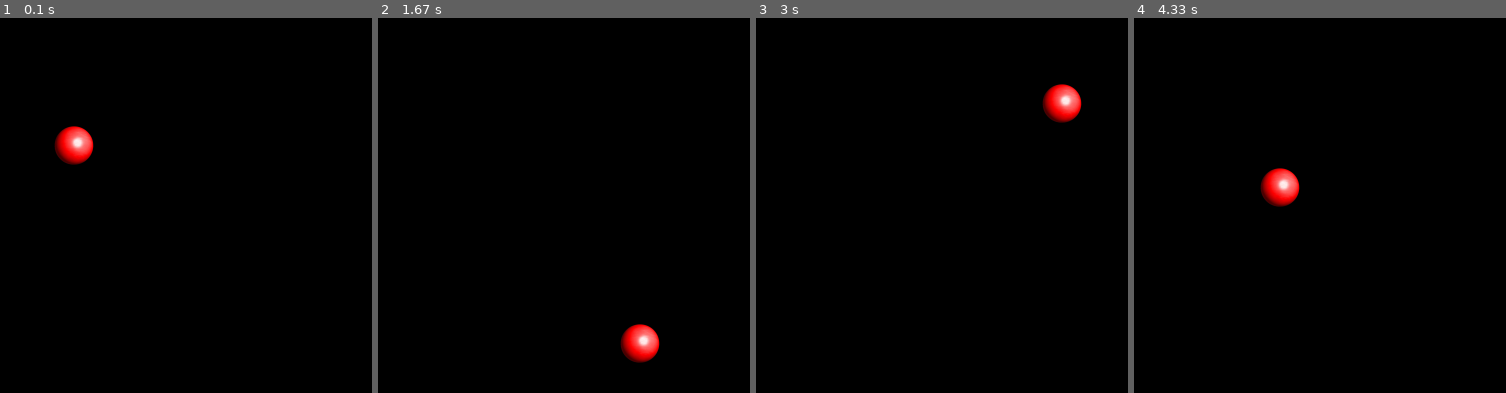
Above: before the commit, frames 1-4 (left to right).
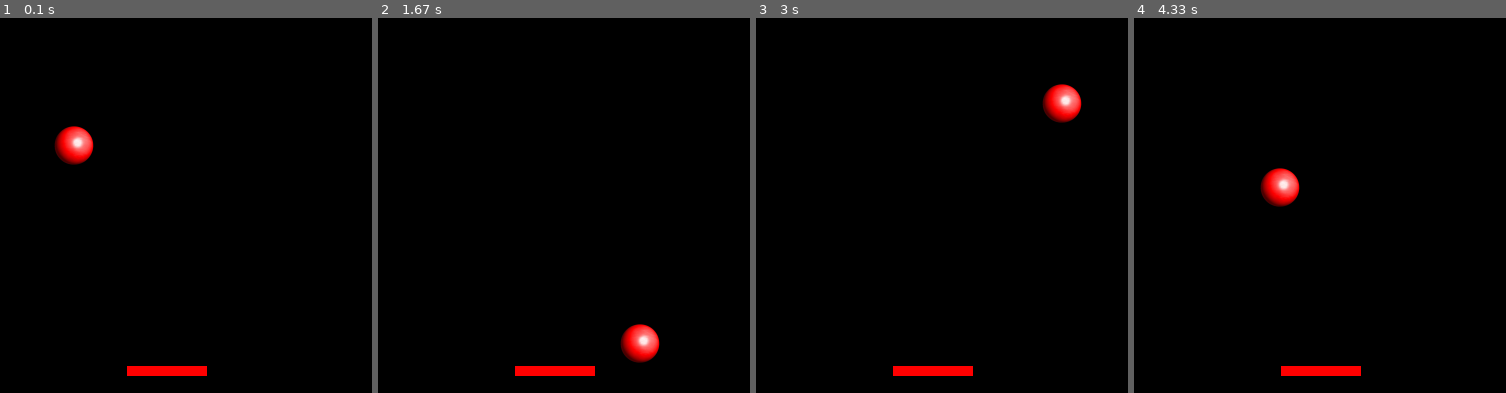
Above: after the commit, the same moments.

Repository: JimAtLang/PygamePong
Game: pygame game, started from Main.py
The game is run twice, just before and just after one commit, with the same random seed, the same clock (stepped at 60 frames per second) and the same inputs.
Inputs:
- Up to frame 1 (0.1 s): no input
- Up to frame 2 (1.67 s): hold Right 0.33-0.8 s; hold Right 0.83-1.3 s; hold Left from 1.33 s (still down)
- Up to frame 3 (3 s): release Left at 1.87 s; hold Left 1.9-2.3 s; hold Right 2.33-2.97 s
- Up to frame 4 (4.33 s): hold Left 3-3.47 s; hold Right 3.5-3.97 s; hold Right from 4 s (still down)

The runs differ from the first frame. In frame 1, 0.6% of the frame differs, in the area x 34-56%, y 92-96%; in frame 2, 0.6%; in frame 3, 0.6%; in frame 4, 0.6%.

Commit message:
draw and move paddle

Diff:
--- a/Main.py
+++ b/Main.py
@@ -1,5 +1,6 @@
 import pygame
 from Ball import Ball
+from Paddle import Paddle
 from pygame.locals import *
 
 
@@ -7,6 +8,7 @@
 screen = pygame.display.set_mode((400,400))
 pygame.display.set_caption("Pong")
 ball = Ball(50,100, 2, 3)
+paddle = Paddle(140, 360, 80, 10)
 clock = pygame.time.Clock()
 
 
@@ -14,9 +16,15 @@
     for event in pygame.event.get():
         if event.type == QUIT:
             quit()
+        if event.type == pygame.KEYDOWN:
+            if event.key == pygame.K_LEFT:
+                paddle.rect.x -= 10
+            if event.key == pygame.K_RIGHT:
+                paddle.rect.x += 10
 
     screen.fill((0,0,0))
     ball.update()
+    paddle.draw(screen)
     if ball.rect.left < 0 or ball.rect.right > screen.get_width():
         ball.vx = -ball.vx
     if ball.rect.top < 0 or ball.rect.bottom > screen.get_height():
--- /dev/null
+++ b/Paddle.py
@@ -0,0 +1,13 @@
+import pygame.draw
+from pygame.sprite import Sprite
+from pygame.rect import Rect
+
+RED = (255, 0, 0)
+
+class Paddle(Sprite):
+    def __init__(self, x, y, w, h):
+        Sprite.__init__(self)
+        self.rect = Rect(x, y, w, h)
+
+    def draw(self, surface):
+        pygame.draw.rect(surface, RED, self.rect)
